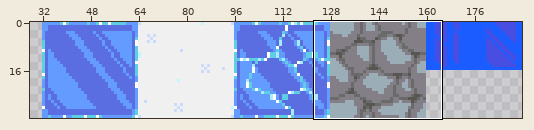
Two versions of one pixel-art file, art/tiles.aseprite. The picture above shows the old version from afar; the outline marks the close-up.
Close-up. As it was:
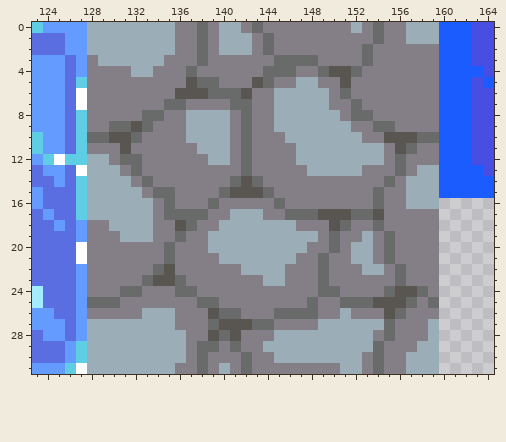
192x32 pixels, 1 frame. Shown: x 123..164, y 0..31. The wide view leaves out empty margins.
New version:
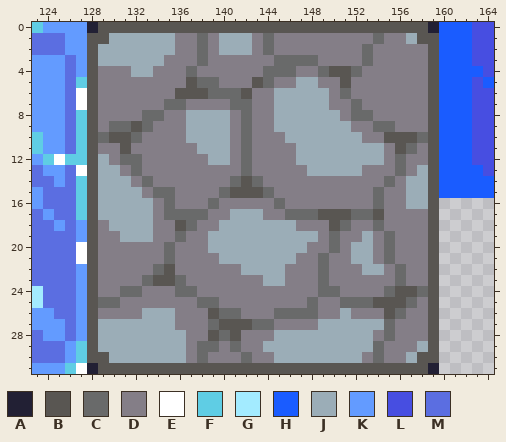
Palette (. is transparent): A #222034  B #595652  C #696a6a  D #847e87  E #ffffff  F #5fcde4  G #a3ebff  H #1a5cff  J #9badb7  K #639bff  L #474ee1  M #5b6ee1
The commit says: rock tile
From old to new:
Layer "Layer 1":
Colour A replaces colour J in row 0 at x 128 and 159; in row 31 at x 128 and 159.
Colour B replaces colour C in row 0 at x 138, 143 and 154; in row 10 at x 128 and 159; in row 25 at x 128 and 159; in row 31 at x 138, 142 and 154.
Colour B replaces colour D in row 0 at x 136 to 137, 139, 142, 144 to 151, 153 and 155 to 156; in row 2 at x 159; in rows 3 to 9 at x 128 and 159; in row 11 at x 128 and 159; in row 12 at x 159; in row 17 at x 159.
Colour B replaces colour D in rows 18 to 24 at x 128 and 159; in row 26 at x 128 and 159; in row 31 at x 136 to 137, 139, 141, 143 to 150, 153 and 155 to 156.
Colour B replaces colour J in row 0 at x 129 to 135, 140 to 141, 152 and 157 to 158; in row 1 at x 128 to 129 and 158 to 159; in row 2 at x 128; in row 12 at x 128; in rows 13 to 16 at x 128 and 159; in row 17 at x 128.
Colour B replaces colour J in rows 27 to 29 at x 128 and 159; in row 30 at x 128 to 129 and 158 to 159; in row 31 at x 129 to 135, 140, 151 to 152 and 157 to 158.
Changed places in both close-ups, as pixel boxes (x1, y1, x2, y2):
changed: (87, 22, 439, 374)
